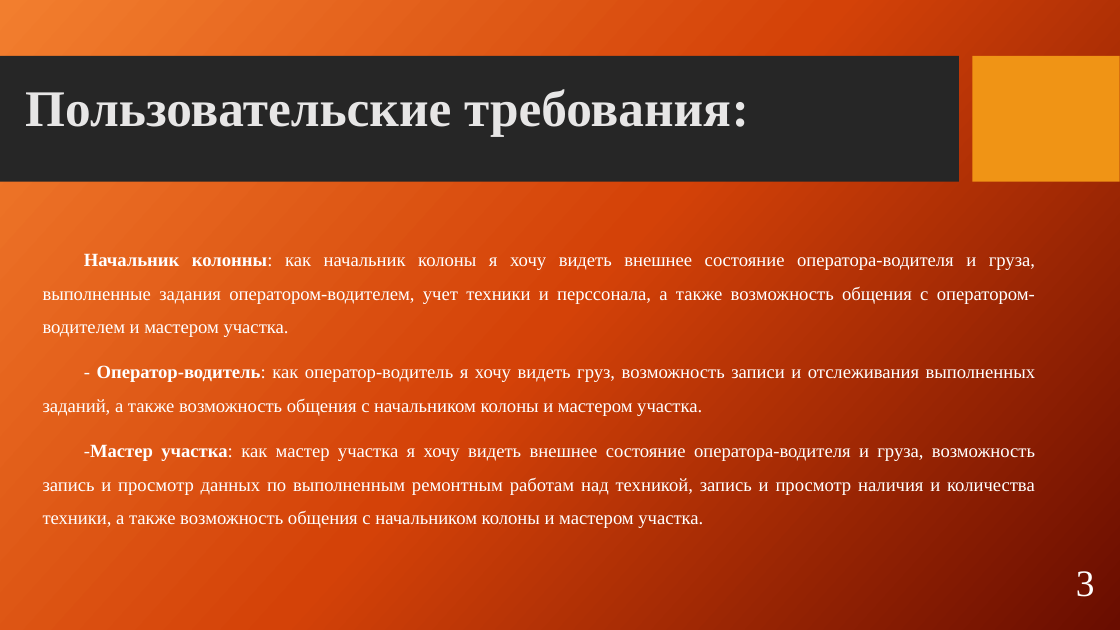
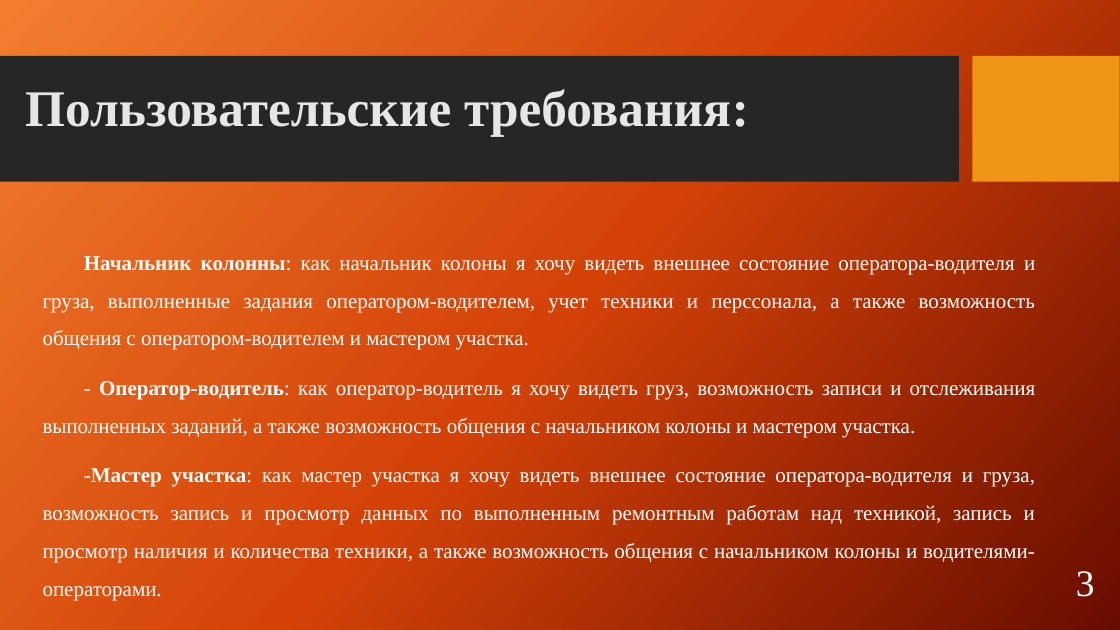
Before and after one commit to Raven988/WTCS, a slide deck: slide 3 of diplom/Презентация_пример.pptx. Drawn at 1120x630 pixels with LibreOffice and Linux fonts; fonts in the diff are those of the drawing; background and template pictures are left out. Boxes give left, top, right and bottom in pixels: in the first picture for what was removed or moved away, otherwise in the second. Text is boxed around its words. In the diff, an @@ line names an element or a change of style, - is before the commit and + after.

```diff
--- a/diplom/Презентация_пример.pptx
+++ b/diplom/Презентация_пример.pptx
@@ text at box(43, 256, 1035, 437): size 16 to 18 pt in "Начальник колонны: как начальник колоны я хочу ...", "- Оператор-водитель: как оператор-водитель я хочу видеть ..." @@
@@ text at box(43, 468, 1035, 600): text changed; size 16 to 18 pt @@
--Мастер участка: как мастер участка я хочу видеть внешнее состояние оператора-водителя и груза, возможность запись и просмотр данных по выполненным ремонтным работам над техникой, запись и просмотр наличия и количества техники, а также возможность общения с начальником колоны и мастером участка.
+-Мастер участка: как мастер участка я хочу видеть внешнее состояние оператора-водителя и груза, возможность запись и просмотр данных по выполненным ремонтным работам над техникой, запись и просмотр наличия и количества техники, а также возможность общения с начальником колоны и водителями-операторами.
```
Also in this commit, not shown: 1 other slide changed, 1 slide added, 1 other file.
